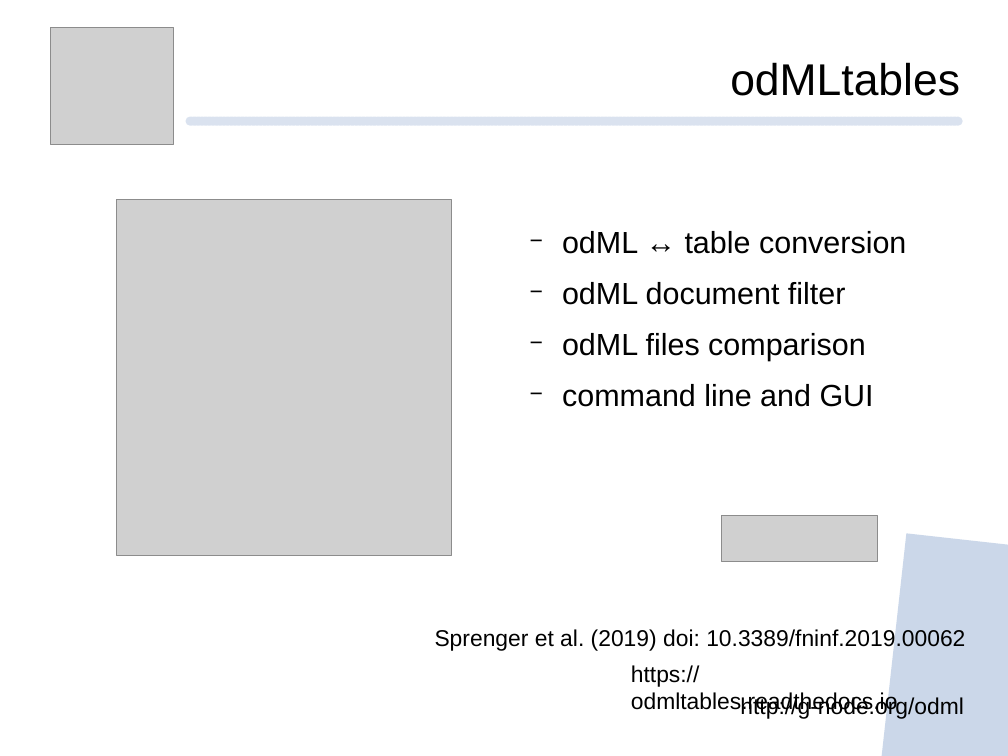
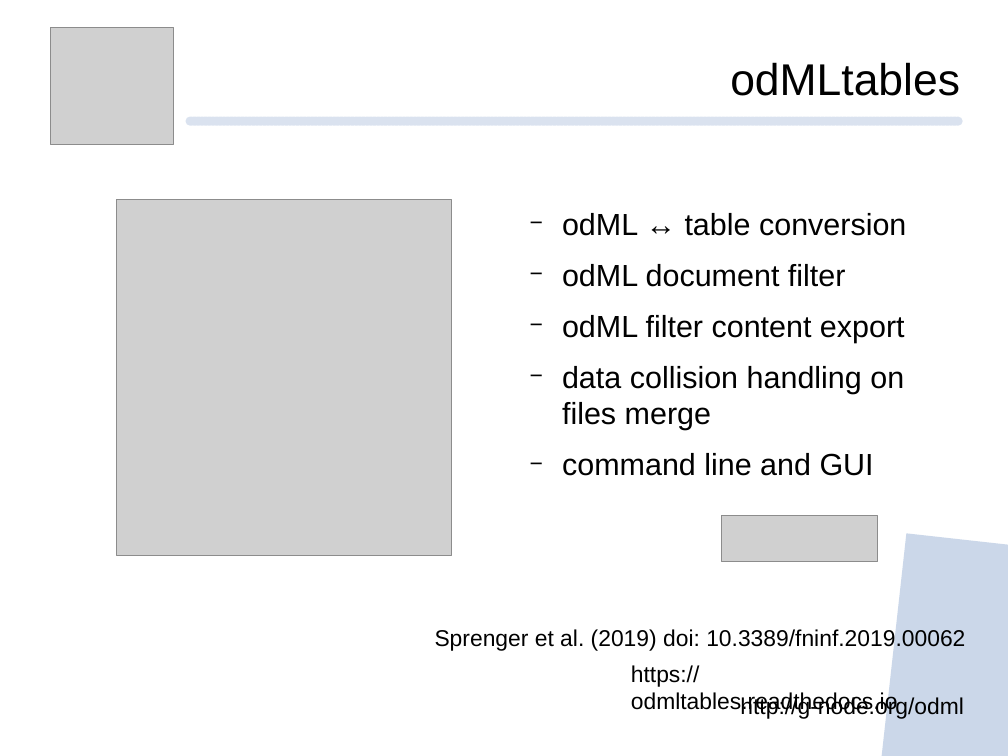
Before and after one commit to mpsonntag/prespost, a slide deck: slide 13 of 202009_BCCN_online/202009_BCCN_Online_conference.odp. Drawn at 1008x756 pixels with LibreOffice and Linux fonts; fonts in the diff are those of the drawing; grey boxes stand for pictures; background and template pictures are left out. Boxes give left, top, right and bottom in pixels: in the first picture for what was removed or moved away, otherwise in the second. Text is boxed around its words. In the diff, an @@ line names an element or a change of style, - is before the commit and + after.

```diff
--- a/202009_BCCN_online/202009_BCCN_Online_conference.odp
+++ b/202009_BCCN_online/202009_BCCN_Online_conference.odp
@@ text "odML ↔ table conversion": place and size @@
-text "odML ↔ table conversion" at [562, 231, 906, 407]
+text "odML ↔ table conversion" at [562, 213, 906, 476]
@@ text at [562, 315, 905, 430]: text changed @@
-  − odML files comparison
+  − odML filter content export
+  − data collision handling on files merge
```
Also in this commit, not shown: 1 other slide changed.
